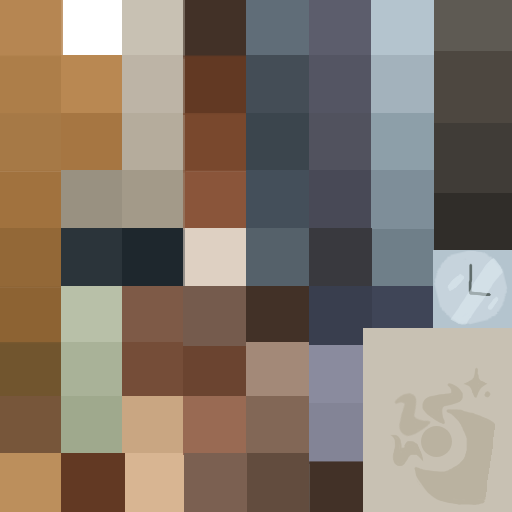
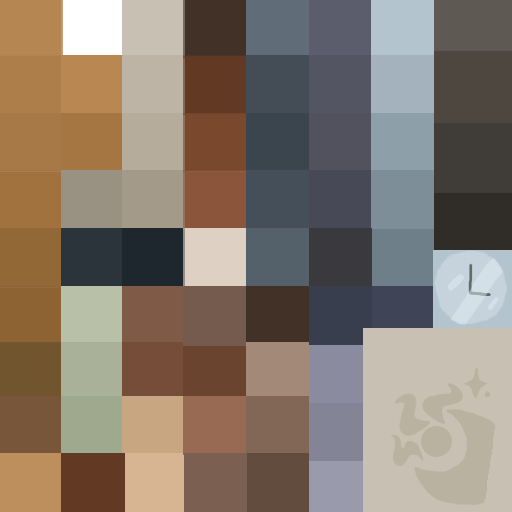
Layer changes from the first 512 x 512 image to the second:
painted on "Layer 1 copy 65" over [309, 461, 363, 512]